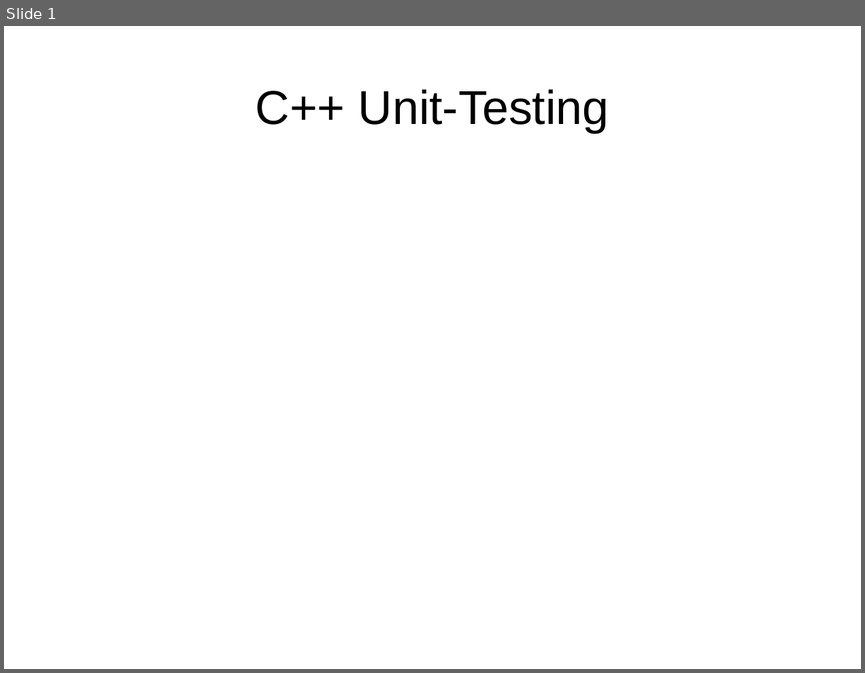
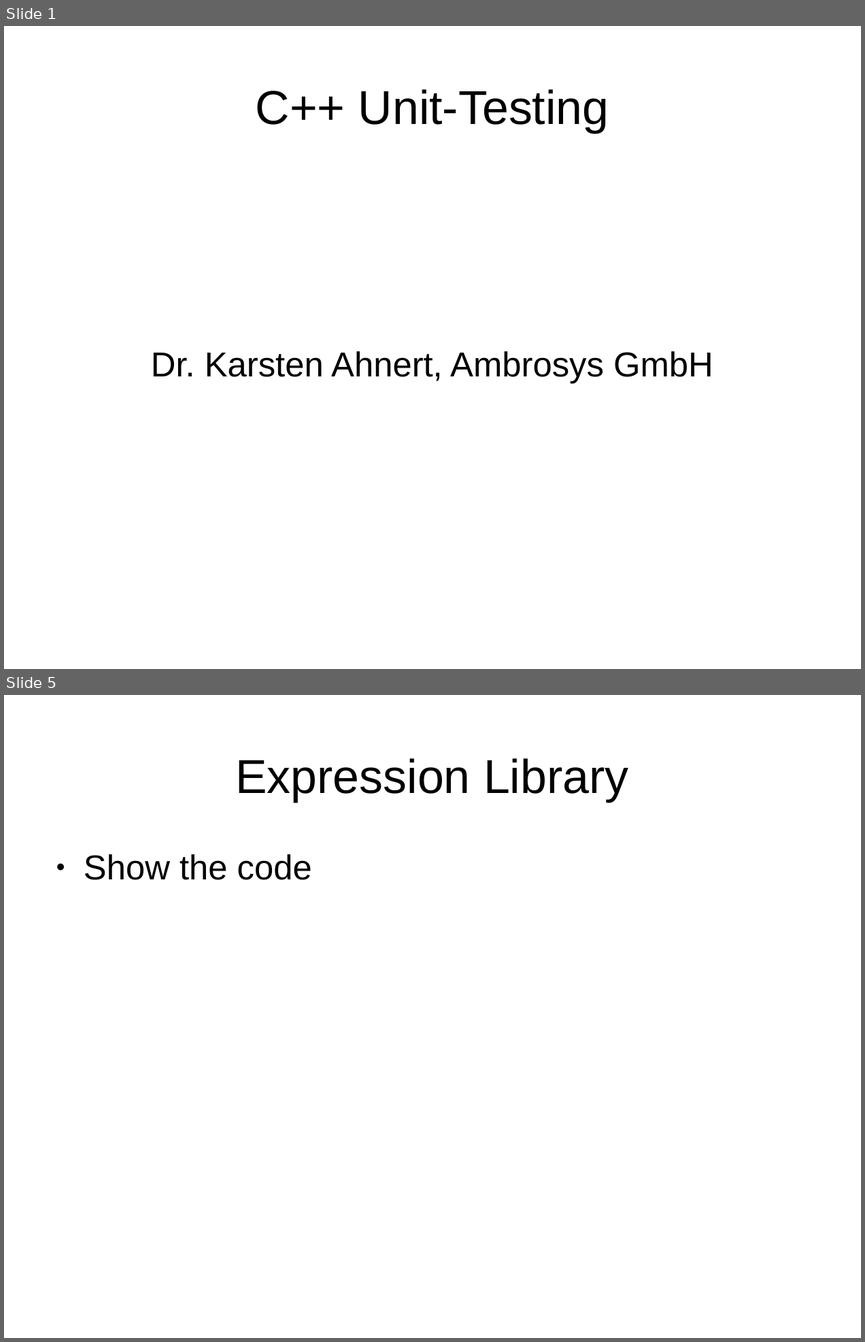
Before and after one commit to headmyshoulder/stuff, a slide deck: cppug_testing/Talk.odp. Shown one above the other, each under a label of ours: slide 1 before the commit, slides 1 and 5 after it; the slides between them are not shown. The pictures are 865x673 and 865x1342 pixels, drawn with LibreOffice and Linux fonts; fonts in the diff are those of the drawing. Boxes give left, top, right and bottom in pixels: in the first picture for what was removed or moved away, otherwise in the second. Text is boxed around its words. In the diff, an @@ line names an element or a change of style, - is before the commit and + after.

```diff
--- a/cppug_testing/Talk.odp
+++ b/cppug_testing/Talk.odp
@@ slide 5 added at (4,695,861,1338), background #FFFFFF @@
@@ title added at (235,758,628,802), 44 pt, text #000000 @@
+Expression Library
@@ text added at (84,854,312,880), 32 pt, text #000000 @@
+● Show the code
@@ slide 1 changed as well @@
@@ subtitle added at (151,351,713,384), 32 pt, text #000000 @@
+Dr. Karsten Ahnert, Ambrosys GmbH
```
Also in this commit, not shown: 5 other slides added, 1 other file.
